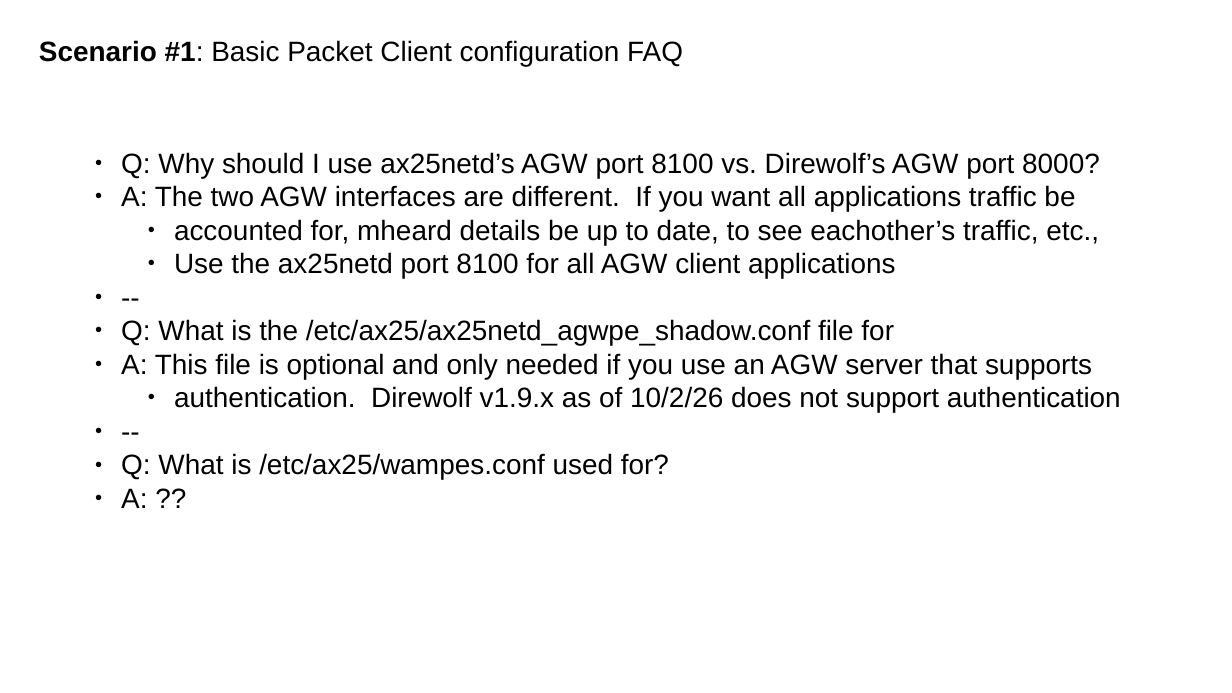
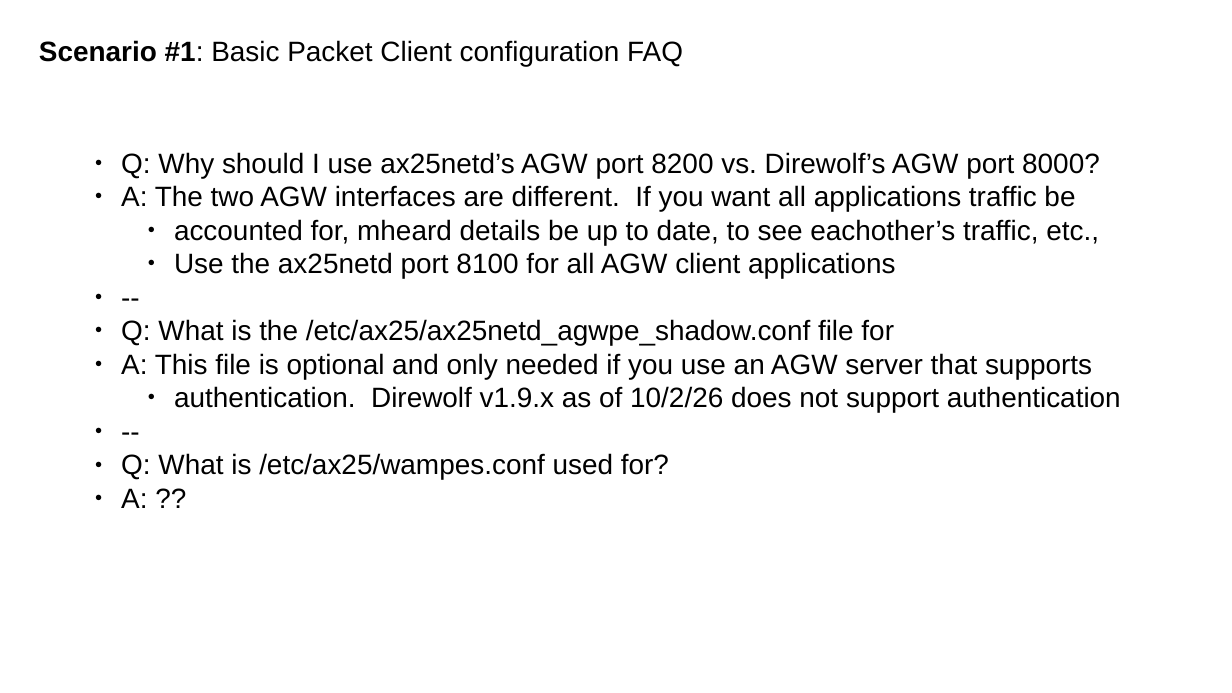
Before and after one commit to unix-ax25-stack/documentation, a slide deck: slide 4 of Non-kernelmod-packet-config-scenarios.odp. Drawn at 1232x693 pixels with LibreOffice and Linux fonts; fonts in the diff are those of the drawing. Boxes give left, top, right and bottom in pixels: in the first picture for what was removed or moved away, otherwise in the second. Text is boxed around its words. In the diff, an @@ line names an element or a change of style, - is before the commit and + after.

Commit message:
change default ax25netd mux port from 8100 to 8200

```diff
--- a/Non-kernelmod-packet-config-scenarios.odp
+++ b/Non-kernelmod-packet-config-scenarios.odp
@@ text at [121,152,1100,178]: text changed @@
-● Q: Why should I use ax25netd’s AGW port 8100 vs. Direwolf’s AGW port 8000?
+● Q: Why should I use ax25netd’s AGW port 8200 vs. Direwolf’s AGW port 8000?
```
Also in this commit, not shown: 5 other slides changed, 1 other file.
